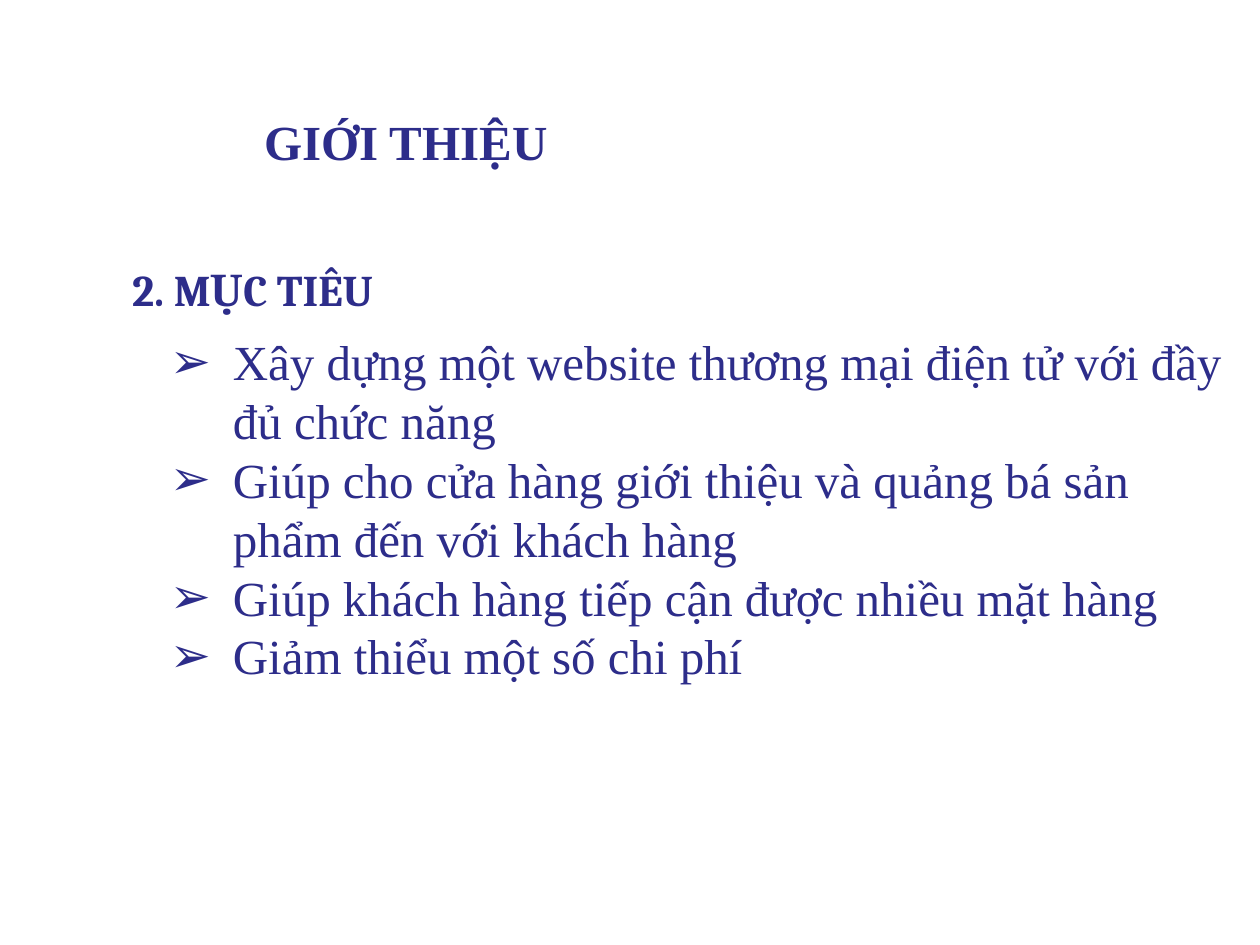
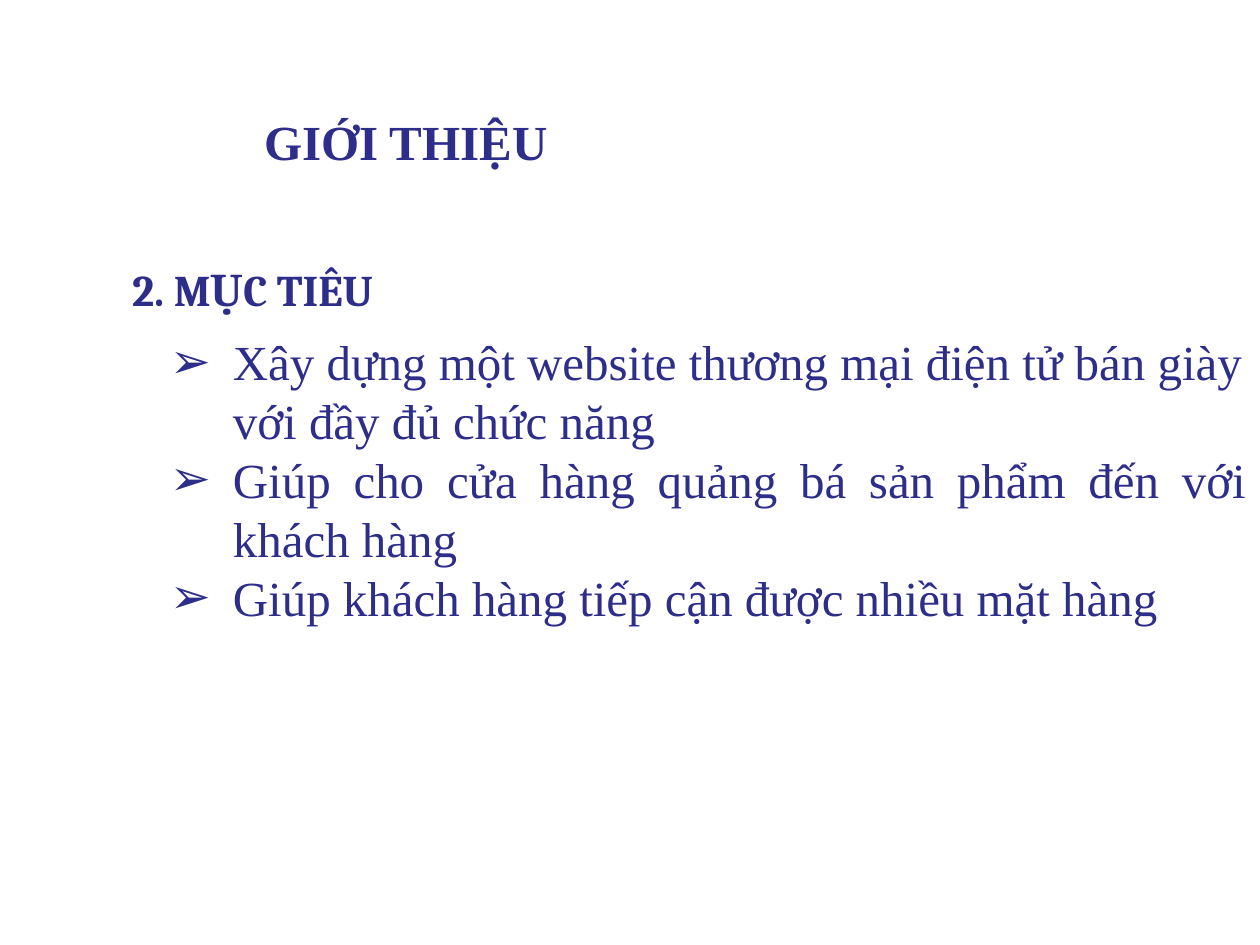
Before and after one commit to buicongminh2018/baovelvtn, a slide deck: slide 4 of LVTN.pptx. Drawn at 1260x945 pixels with LibreOffice and Linux fonts; fonts in the diff are those of the drawing; background and template pictures are left out. Boxes give left, top, right and bottom in pixels: in the first picture for what was removed or moved away, otherwise in the second. Text is boxed around its words. In the diff, an @@ line names an element or a change of style, - is before the commit and + after.

```diff
--- a/LVTN.pptx
+++ b/LVTN.pptx
@@ text at [233,346,1246,567]: text changed @@
-  ➢ Xây dựng một website thương mại điện tử với đầy đủ chức năng
-  ➢ Giúp cho cửa hàng giới thiệu và quảng bá sản phẩm đến với khách hàng
+  ➢ Xây dựng một website thương mại điện tử bán giày với đầy đủ chức năng
+  ➢ Giúp cho cửa hàng quảng bá sản phẩm đến với khách hàng
@@ text at [233,638,742,684]: paragraph removed @@
-  ➢ Giảm thiểu một số chi phí
```
Also in this commit, not shown: 4 other slides changed, 2 slides added, 1 slide removed, 2 other files.
